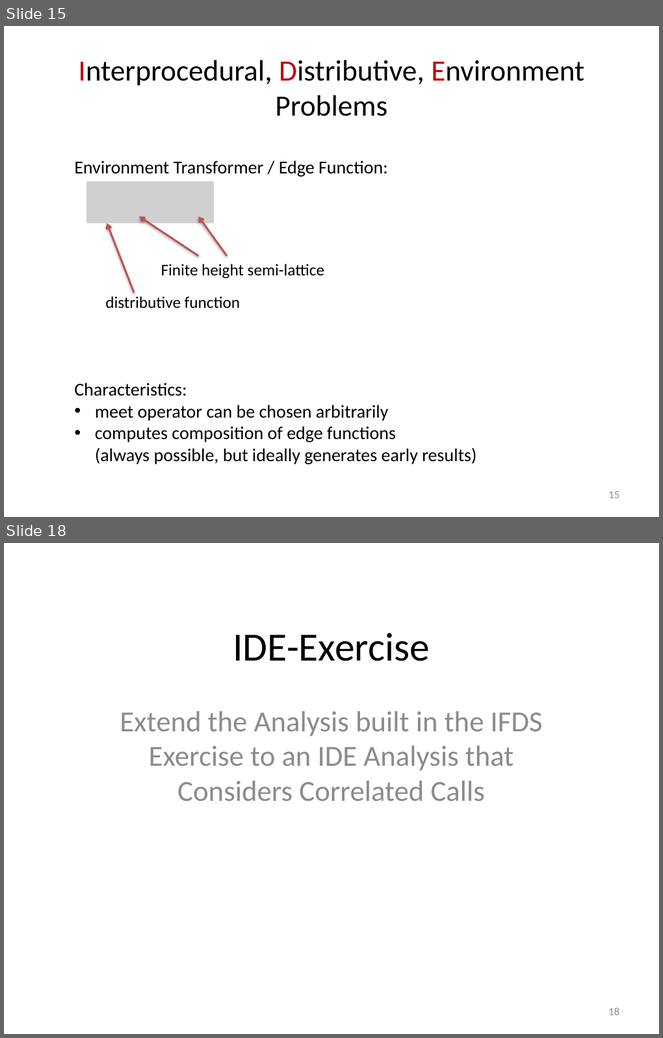
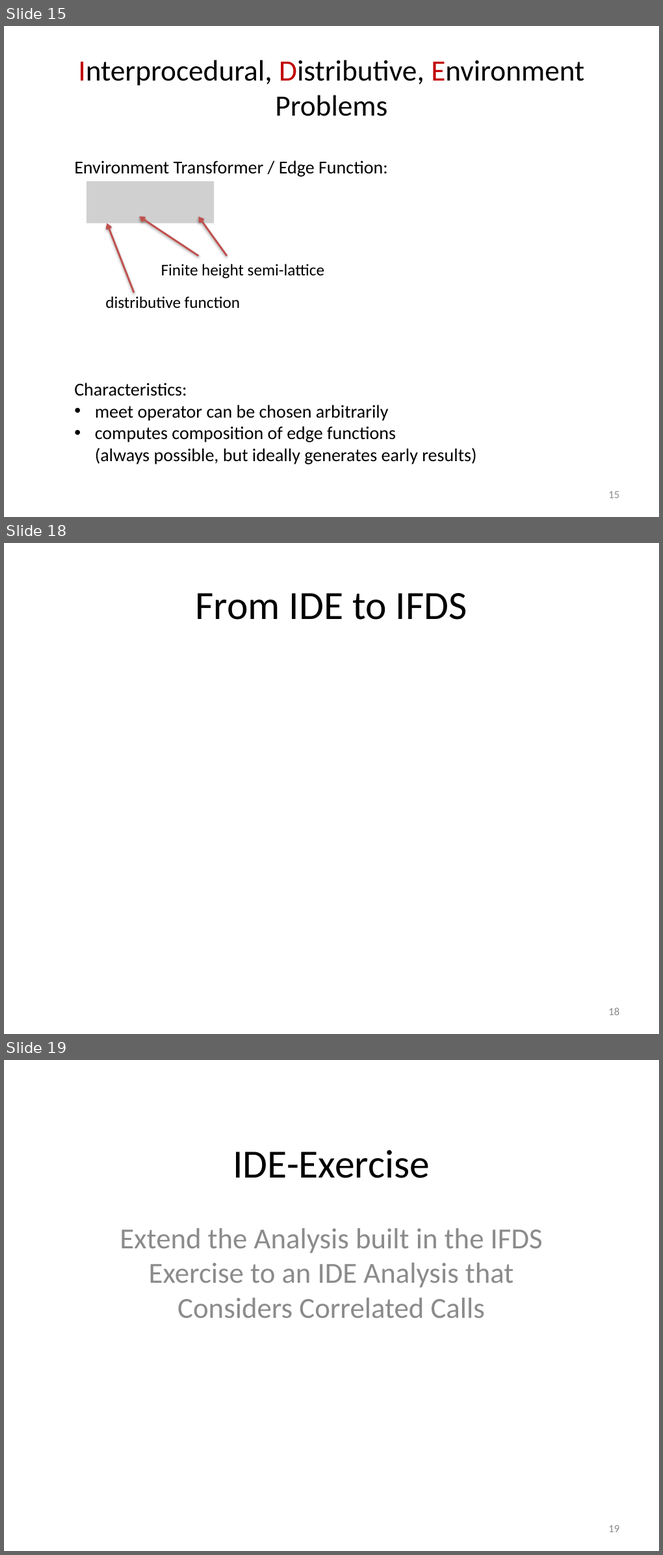
Before and after one commit to stg-tud/apsa, a slide deck: 2016/lecture/APSA-09-CFLRP-IDE.pptx. Shown one above the other, each under a label of ours: slides 15 and 18 before the commit, slides 15, 18 and 19 after it; the slides between them are not shown. The pictures are 663x1038 and 663x1555 pixels, drawn with LibreOffice and Linux fonts; fonts in the diff are those of the drawing; grey boxes stand for pictures. Boxes give left, top, right and bottom in pixels: in the first picture for what was removed or moved away, otherwise in the second. Text is boxed around its words. In the diff, an @@ line names an element or a change of style, - is before the commit and + after.

```diff
--- a/2016/lecture/APSA-09-CFLRP-IDE.pptx
+++ b/2016/lecture/APSA-09-CFLRP-IDE.pptx
@@ slide 18 added at (4,543,659,1034), background #FFFFFF @@
@@ title added at (196,593,467,620), 44 pt, text #000000 @@
+From IDE to IFDS
@@ page number added at (608,1008,620,1016), 12 pt, text #8C8C8C @@
+18
@@ what was slide 18 is now slide 19 @@
@@ page number at (608,1525,620,1533): text changed @@
-18
+19
```
Also in this commit, not shown: 7 slides changed, 2 other slides added, 1 other file.
